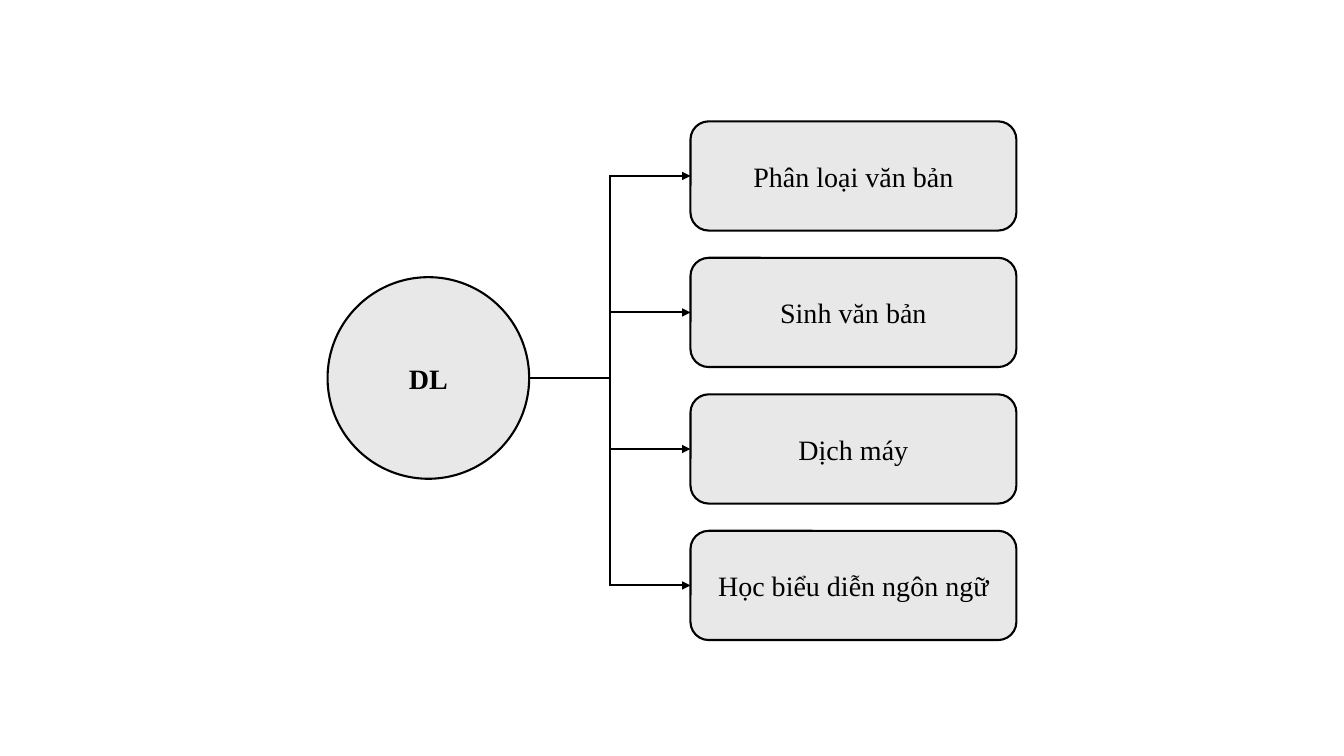
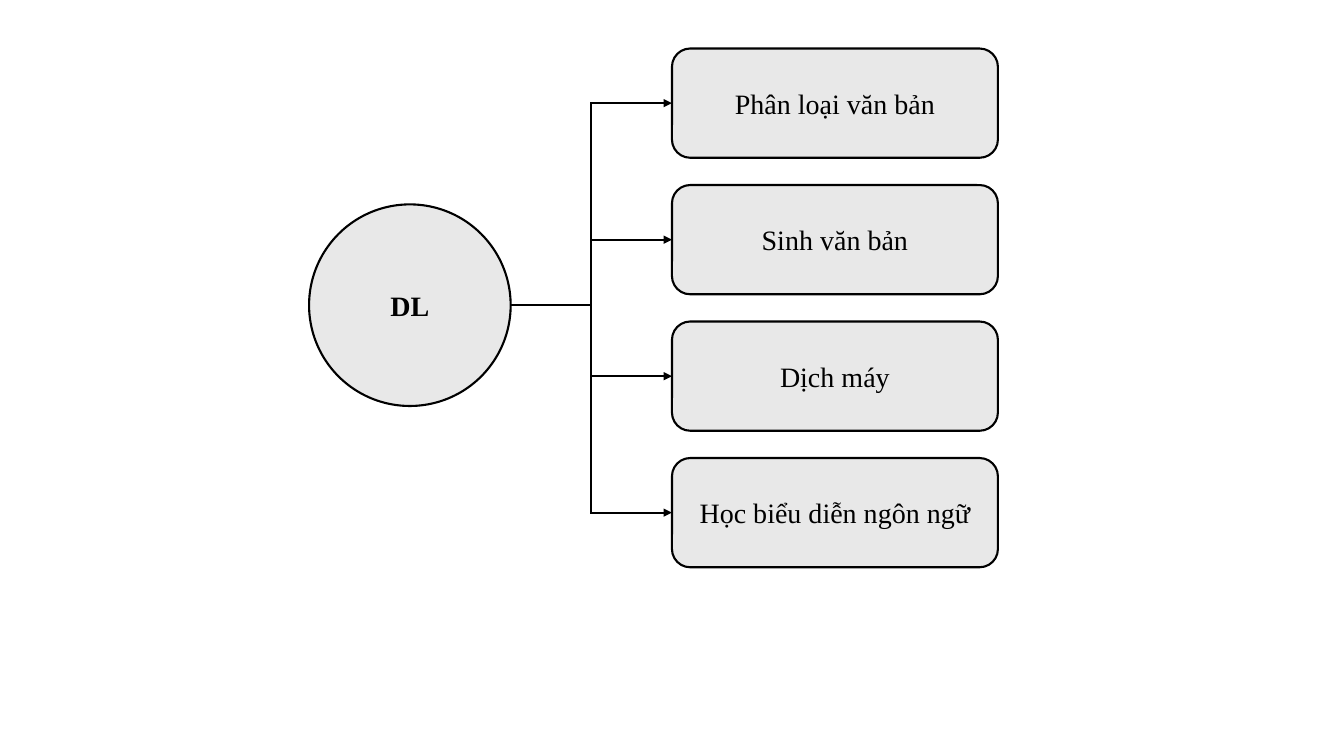
Before and after one commit to ngovanuc/Vietnamese_History_Chatbot, a slide deck: slide 8 of documents/hinh_ve_trong_cao_cao_do_an.pptx (slide 6 before the commit). Drawn at 1344x756 pixels with LibreOffice and Linux fonts; fonts in the diff are those of the drawing. Boxes give left, top, right and bottom in pixels: in the first picture for what was removed or moved away, otherwise in the second. Text is boxed around its words. In the diff, an @@ line names an element or a change of style, - is before the commit and + after.

```diff
--- a/documents/hinh_ve_trong_cao_cao_do_an.pptx
+++ b/documents/hinh_ve_trong_cao_cao_do_an.pptx
@@ 2 rounded rectangles, 2 elbow arrows: place and size @@
-2 rounded rectangles, 2 elbow arrows at (529, 121, 1016, 640)
+2 rounded rectangles, 2 elbow arrows at (511, 48, 998, 567)
@@ 2 rounded rectangles, 2 elbow arrows, 1 ellipse: place and size @@
-2 rounded rectangles, 2 elbow arrows, 1 ellipse at (328, 258, 1016, 586)
+2 rounded rectangles, 2 elbow arrows, 1 ellipse at (310, 186, 998, 513)
```
Also in this commit, not shown: 3 other slides changed, 6 slides added, 1 other file.
